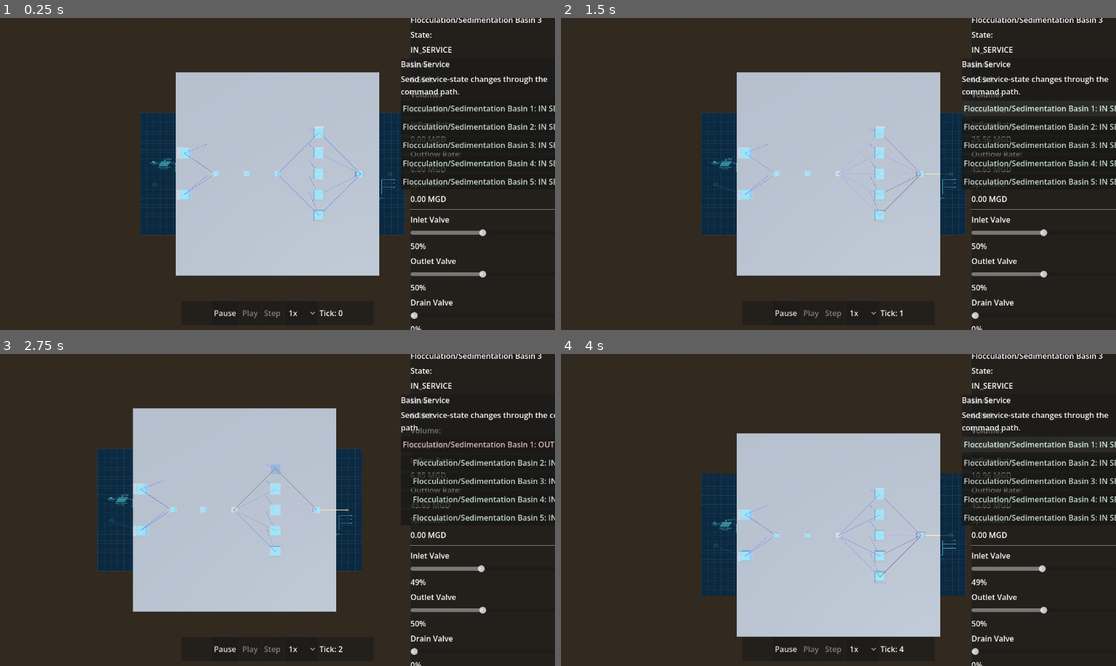
Above: before the commit, frames 1-4 (two rows, left to right).
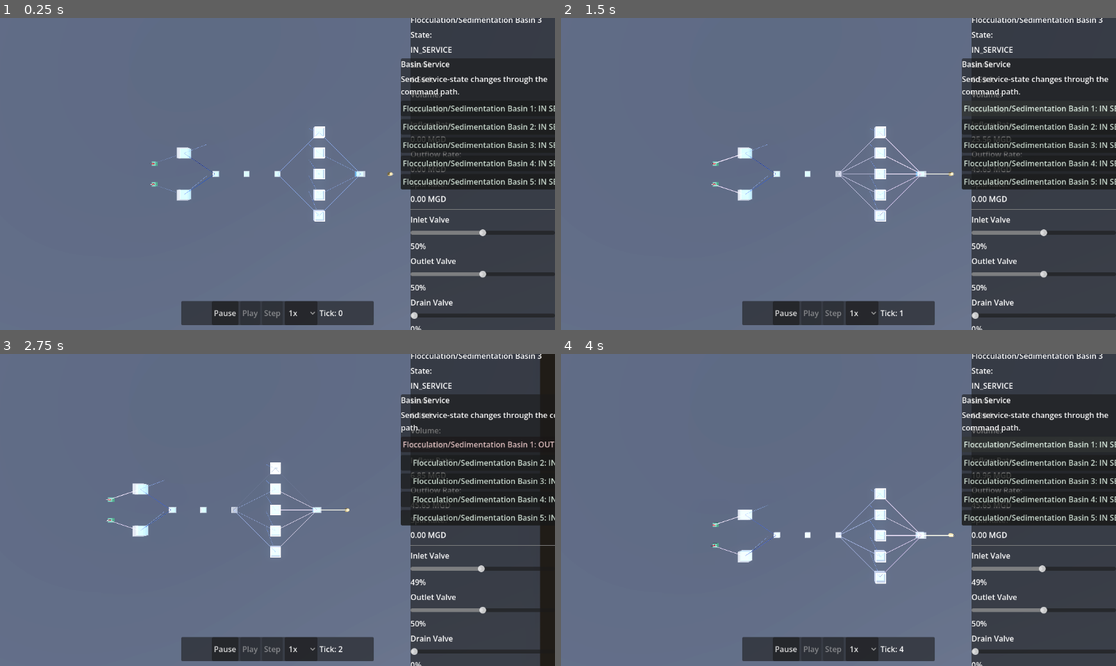
Above: after the commit, the same moments.

Repository: boxwrench/Sunol-Flowlab
Game: Godot game, scene res://scenes/plant/headworks_area.tscn
The game is run twice, just before and just after one commit, with the same random seed, the same clock (stepped at 60 frames per second) and the same inputs.
Inputs (mouse positions are in pixels of both pictures, inside the frame that each line leads up to):
- Up to frame 1 (0.25 s): no input
- Up to frame 2 (1.5 s): click "1x" at 0.5 s; click "Flocculation/Sedimentation Ba…" at 1.25 s
- Up to frame 3 (2.75 s): tap Enter at 2 s; move the mouse to (399, 494) at 2.02 s; hold D from 2.03 s (still down); hold Shift from 2.03 s (still down); click (399, 494) at 2.17 s
- Up to frame 4 (4 s): release D at 2.75 s; release Shift at 2.75 s; drag from (727, 525) to (810, 572) at 2.77 s; click "Flocculation/Sedimentation Ba…" at 3.5 s

The runs differ from the first frame. In frame 1, 86% of the frame differs, in the area x 0-100%, y 0-100%; in frame 2, 86%; in frame 3, 85%; in frame 4, 86%.

Commit message:
WP3.11: Asset + material upgrade (glTF meshes, PBR, environment lighting) with CC0 licenses

Diff:
--- a/assets/licenses/asset_manifest.csv
+++ b/assets/licenses/asset_manifest.csv
@@ -1 +1,5 @@
 asset_name,creator,source,license,modified,repository_path,notes
+blueprint.jpg,Google Gemini,AI Generated,CC0,No,assets/textures/blueprint.jpg,Underlay blueprint
+basin.glb,Sunol Tool,Programmatic,CC0,No,assets/models/basin.glb,Basin model
+pipe.glb,Sunol Tool,Programmatic,CC0,No,assets/models/pipe.glb,Pipe model
+boundary.glb,Sunol Tool,Programmatic,CC0,No,assets/models/boundary.glb,Boundary box model
--- a/config/plants/phase3_headworks/presentation_map.json
+++ b/config/plants/phase3_headworks/presentation_map.json
@@ -10,12 +10,16 @@
     {
       "unit_id": "EXTERNAL_SOURCE_01",
       "position_m": [-60.0, 0.0, -5.0],
-      "rotation_deg": [0.0, 0.0, 0.0]
+      "rotation_deg": [0.0, 0.0, 0.0],
+      "mesh_path": "res://assets/models/boundary.glb",
+      "mesh_scale_m": [1.0, 1.0, 1.0]
     },
     {
       "unit_id": "EXTERNAL_SOURCE_02",
       "position_m": [-60.0, 0.0, 5.0],
-      "rotation_deg": [0.0, 0.0, 0.0]
+      "rotation_deg": [0.0, 0.0, 0.0],
+      "mesh_path": "res://assets/models/boundary.glb",
+      "mesh_scale_m": [1.0, 1.0, 1.0]
     },
     {
       "unit_id": "RESERVOIR_01",
@@ -45,27 +49,37 @@
     {
       "unit_id": "BASIN_01",
       "position_m": [20.0, 0.0, -20.0],
-      "rotation_deg": [0.0, 0.0, 0.0]
+      "rotation_deg": [0.0, 0.0, 0.0],
+      "mesh_path": "res://assets/models/basin.glb",
+      "mesh_scale_m": [1.0, 1.0, 1.0]
     },
     {
       "unit_id": "BASIN_02",
       "position_m": [20.0, 0.0, -10.0],
-      "rotation_deg": [0.0, 0.0, 0.0]
+      "rotation_deg": [0.0, 0.0, 0.0],
+      "mesh_path": "res://assets/models/basin.glb",
+      "mesh_scale_m": [1.0, 1.0, 1.0]
     },
     {
       "unit_id": "BASIN_03",
       "position_m": [20.0, 0.0, 0.0],
-      "rotation_deg": [0.0, 0.0, 0.0]
+      "rotation_deg": [0.0, 0.0, 0.0],
+      "mesh_path": "res://assets/models/basin.glb",
+      "mesh_scale_m": [1.0, 1.0, 1.0]
     },
     {
       "unit_id": "BASIN_04",
       "position_m": [20.0, 0.0, 10.0],
-      "rotation_deg": [0.0, 0.0, 0.0]
+      "rotation_deg": [0.0, 0.0, 0.0],
+      "mesh_path": "res://assets/models/basin.glb",
+      "mesh_scale_m": [1.0, 1.0, 1.0]
     },
     {
       "unit_id": "BASIN_05",
       "position_m": [20.0, 0.0, 20.0],
-      "rotation_deg": [0.0, 0.0, 0.0]
+      "rotation_deg": [0.0, 0.0, 0.0],
+      "mesh_path": "res://assets/models/basin.glb",
+      "mesh_scale_m": [1.0, 1.0, 1.0]
     },
     {
       "unit_id": "APPLIED_CHANNEL_01",
@@ -87,5 +101,27 @@
       "position_m": [0.0, -10.0, 30.0],
       "rotation_deg": [0.0, 0.0, 0.0]
     }
+  ],
+  "links": [
+    {
+      "link_id": "LINK_OUT_RES_01",
+      "mesh_path": "res://assets/models/pipe.glb",
+      "mesh_scale_m": [1.0, 1.0, 1.0]
+    },
+    {
+      "link_id": "LINK_OUT_RES_02",
+      "mesh_path": "res://assets/models/pipe.glb",
+      "mesh_scale_m": [1.0, 1.0, 1.0]
+    },
+    {
+      "link_id": "LINK_OUT_MAN_01",
+      "mesh_path": "res://assets/models/pipe.glb",
+      "mesh_scale_m": [1.0, 1.0, 1.0]
+    },
+    {
+      "link_id": "LINK_OUT_FM_01",
+      "mesh_path": "res://assets/models/pipe.glb",
+      "mesh_scale_m": [1.0, 1.0, 1.0]
+    }
   ]
 }
--- a/config/schema/presentation_map.schema.json
+++ b/config/schema/presentation_map.schema.json
@@ -24,9 +24,39 @@
           "rotation_deg": {
             "$ref": "defs.schema.json#/$defs/vector3",
             "description": "Euler rotation [degrees] around X, Y, Z."
+          },
+          "mesh_path": {
+            "type": "string",
+            "pattern": "^res://.+\\.(tscn|glb|gltf)$",
+            "description": "Custom visual mesh or scene path for the unit."
+          },
+          "mesh_scale_m": {
+            "$ref": "defs.schema.json#/$defs/vector3",
+            "description": "Scale of the custom unit mesh."
           }
         },
         "required": ["unit_id"],
+        "additionalProperties": false
+      }
+    },
+    "links": {
+      "type": "array",
+      "description": "Per-link visual overrides; optional.",
+      "items": {
+        "type": "object",
+        "properties": {
+          "link_id": { "$ref": "defs.schema.json#/$defs/tag_id" },
+          "mesh_path": {
+            "type": "string",
+            "pattern": "^res://.+\\.(tscn|glb|gltf)$",
+            "description": "Custom visual pipe mesh or scene path for the link."
+          },
+          "mesh_scale_m": {
+            "$ref": "defs.schema.json#/$defs/vector3",
+            "description": "Scale of the custom link mesh."
+          }
+        },
+        "required": ["link_id"],
         "additionalProperties": false
       }
     },
--- a/scenes/environment/placeholder_environment.tscn
+++ b/scenes/environment/placeholder_environment.tscn
@@ -1,6 +1,10 @@
-[gd_scene load_steps=5 format=3 uid="uid://b7y2y2p2r3c4d"]
+[gd_scene load_steps=7 format=3 uid="uid://b7y2y2p2r3c4d"]
 
 [sub_resource type="ProceduralSkyMaterial" id="ProceduralSkyMaterial_sky"]
+sky_top_color = Color(0.156863, 0.360784, 0.627451, 1)
+sky_horizon_color = Color(0.647059, 0.654902, 0.670588, 1)
+ground_bottom_color = Color(0.2, 0.168627, 0.133333, 1)
+ground_horizon_color = Color(0.647059, 0.654902, 0.670588, 1)
 
 [sub_resource type="Sky" id="Sky_sky"]
 sky_material = SubResource("ProceduralSkyMaterial_sky")
@@ -8,9 +12,23 @@
 [sub_resource type="Environment" id="Environment_env"]
 background_mode = 2
 sky = SubResource("Sky_sky")
+ambient_light_source = 2
+ambient_light_color = Color(0.65098, 0.701961, 0.85098, 1)
+ambient_light_sky_contribution = 0.5
+tonemap_mode = 3
+tonemap_exposure = 1.05
+glow_enabled = true
+glow_intensity = 0.4
+glow_bloom = 0.15
+
+[sub_resource type="StandardMaterial3D" id="StandardMaterial3D_ground"]
+albedo_color = Color(0.18, 0.19, 0.21, 1)
+roughness = 0.9
+metallic = 0.05
 
 [sub_resource type="PlaneMesh" id="PlaneMesh_ground"]
-size = Vector2(100, 100)
+material = SubResource("StandardMaterial3D_ground")
+size = Vector2(300, 300)
 
 [node name="PlaceholderEnvironment" type="Node3D"]
 
@@ -19,7 +37,11 @@
 
 [node name="DirectionalLight3D" type="DirectionalLight3D" parent="."]
 transform = Transform3D(0.866025, -0.353553, 0.353553, 0, 0.707107, 0.707107, -0.5, -0.612372, 0.612372, 0, 10, 0)
+light_color = Color(1, 0.94902, 0.878431, 1)
+light_energy = 1.3
 shadow_enabled = true
+shadow_bias = 0.04
+shadow_normal_bias = 2.0
 
 [node name="Ground" type="MeshInstance3D" parent="."]
 mesh = SubResource("PlaneMesh_ground")
--- a/scripts/application/headworks_area_bootstrap.gd
+++ b/scripts/application/headworks_area_bootstrap.gd
@@ -53,6 +53,21 @@
 	)
 	presenter.refresh_from_snapshot()
 
+	# Check for command line argument to capture a screenshot and exit
+	for arg in OS.get_cmdline_args():
+		if arg.begins_with("--screenshot="):
+			var path := arg.split("=")[1]
+			await get_tree().process_frame
+			await get_tree().process_frame
+			await get_tree().process_frame
+			var image := get_viewport().get_texture().get_image()
+			var err := image.save_png(path)
+			if err == OK:
+				print("Screenshot saved successfully to: %s" % path)
+			else:
+				push_error("Failed to save screenshot to %s, error: %d" % [path, err])
+			get_tree().quit()
+
 func _queue_startup_commands(engine: SimulationEngine) -> void:
 	for actuator_id in STARTUP_OPEN_VALVES:
 		engine.enqueue(SetValvePositionCommand.new(actuator_id, 80.0))
--- a/scripts/presentation/headworks/headworks_link_visual.gd
+++ b/scripts/presentation/headworks/headworks_link_visual.gd
@@ -4,13 +4,17 @@
 var link_id: StringName = &""
 var max_flow_m3s: float = 0.0
 var _length: float = 1.0
-var _bar_mesh: MeshInstance3D = null
+var _bar_mesh: Node3D = null
 var _flow_ratio: float = 0.0
+var _custom_scale: Vector3 = Vector3.ONE
 
 func configure(definition: Dictionary, start_position: Vector3, end_position: Vector3) -> void:
 	link_id = StringName(definition.get("link_id", ""))
 	max_flow_m3s = float(definition.get("max_flow_m3s", 0.0))
-	_build_mesh()
+	var mesh_path = String(definition.get("mesh_path", ""))
+	_custom_scale = _array_to_vector3(definition.get("mesh_scale_m", [1.0, 1.0, 1.0]))
+
+	_build_mesh(mesh_path, _custom_scale)
 
 	var lifted_start := start_position + Vector3(0.0, 2.25, 0.0)
 	var lifted_end := end_position + Vector3(0.0, 2.25, 0.0)
@@ -29,30 +33,54 @@
 func get_flow_ratio() -> float:
 	return _flow_ratio
 
-func _build_mesh() -> void:
+func _build_mesh(mesh_path: String, mesh_scale_m: Vector3) -> void:
 	for child in get_children():
 		child.queue_free()
 
-	_bar_mesh = MeshInstance3D.new()
-	var mesh := BoxMesh.new()
-	mesh.size = Vector3(1.0, 1.0, 1.0)
-	_bar_mesh.mesh = mesh
-	_bar_mesh.set_surface_override_material(0, _make_material())
-	add_child(_bar_mesh)
+	if mesh_path != "" and ResourceLoader.exists(mesh_path):
+		var scene = load(mesh_path)
+		if scene is PackedScene:
+			_bar_mesh = scene.instantiate()
+			_bar_mesh.name = "CustomPipe"
+			add_child(_bar_mesh)
+			_bar_mesh.scale = mesh_scale_m
+			var actual_mesh = _find_first_mesh(_bar_mesh)
+			if actual_mesh != null:
+				var mat = actual_mesh.get_active_material(0)
+				if mat == null:
+					actual_mesh.set_surface_override_material(0, _make_material())
+		else:
+			_bar_mesh = null
+	else:
+		_bar_mesh = MeshInstance3D.new()
+		var mesh := BoxMesh.new()
+		mesh.size = Vector3(1.0, 1.0, 1.0)
+		_bar_mesh.mesh = mesh
+		_bar_mesh.set_surface_override_material(0, _make_material())
+		add_child(_bar_mesh)
 
 func _update_bar_visual(flow_ratio: float, is_enabled: bool) -> void:
 	if _bar_mesh == null:
 		return
 	var thickness: float = lerp(0.10, 0.45, flow_ratio)
-	_bar_mesh.scale = Vector3(thickness, max(thickness * 0.55, 0.08), _length)
-	var material: StandardMaterial3D = _bar_mesh.get_active_material(0) as StandardMaterial3D
-	if material != null:
-		if not is_enabled:
-			material.albedo_color = Color(0.22, 0.22, 0.24, 0.70)
-			material.emission = Color(0.06, 0.06, 0.07, 1.0)
-		else:
-			material.albedo_color = Color(0.18 + (0.72 * flow_ratio), 0.32 + (0.30 * flow_ratio), 0.78 - (0.36 * flow_ratio), 0.88)
-			material.emission = Color(0.06 + (0.32 * flow_ratio), 0.10 + (0.18 * flow_ratio), 0.20 + (0.04 * flow_ratio), 1.0)
+
+	if _bar_mesh.name == "CustomPipe":
+		_bar_mesh.scale = Vector3(thickness * _custom_scale.x, thickness * _custom_scale.y, _length * _custom_scale.z)
+	else:
+		_bar_mesh.scale = Vector3(thickness, max(thickness * 0.55, 0.08), _length)
+
+	var actual_mesh = _find_first_mesh(_bar_mesh) if _bar_mesh != null else null
+	var tint_target: MeshInstance3D = actual_mesh if actual_mesh != null else (_bar_mesh as MeshInstance3D)
+
+	if tint_target != null:
+		var material: StandardMaterial3D = tint_target.get_active_material(0) as StandardMaterial3D
+		if material != null:
+			if not is_enabled:
+				material.albedo_color = Color(0.22, 0.22, 0.24, 0.70)
+				material.emission = Color(0.06, 0.06, 0.07, 1.0)
+			else:
+				material.albedo_color = Color(0.18 + (0.72 * flow_ratio), 0.32 + (0.30 * flow_ratio), 0.78 - (0.36 * flow_ratio), 0.88)
+				material.emission = Color(0.06 + (0.32 * flow_ratio), 0.10 + (0.18 * flow_ratio), 0.20 + (0.04 * flow_ratio), 1.0)
 
 func _make_material() -> StandardMaterial3D:
 	var material := StandardMaterial3D.new()
@@ -62,3 +90,17 @@
 	material.emission = Color(0.06, 0.10, 0.20, 1.0)
 	material.roughness = 0.12
 	return material
+
+func _find_first_mesh(node: Node) -> MeshInstance3D:
+	if node is MeshInstance3D:
+		return node
+	for child in node.get_children():
+		var found = _find_first_mesh(child)
+		if found != null:
+			return found
+	return null
+
+func _array_to_vector3(values: Variant, default_val := Vector3.ONE) -> Vector3:
+	if values is Array and values.size() >= 3:
+		return Vector3(float(values[0]), float(values[1]), float(values[2]))
+	return default_val
--- a/scripts/presentation/headworks/headworks_presentation_adapter.gd
+++ b/scripts/presentation/headworks/headworks_presentation_adapter.gd
@@ -25,7 +25,9 @@
 			continue
 		_presentation_positions[unit_id] = {
 			"position": _array_to_vector3(entry.get("position_m", [])),
-			"rotation": _array_to_vector3(entry.get("rotation_deg", []))
+			"rotation": _array_to_vector3(entry.get("rotation_deg", [])),
+			"mesh_path": String(entry.get("mesh_path", "")),
+			"mesh_scale_m": entry.get("mesh_scale_m", [1.0, 1.0, 1.0])
 		}
 
 	var port_to_unit: Dictionary = {}
@@ -59,6 +61,12 @@
 		unit_visual.configure(_unit_definitions[unit_id], placement)
 		_unit_visuals[unit_id] = unit_visual
 
+	var link_presentation_settings := {}
+	for entry in presentation_map.get("links", []):
+		var link_id := StringName(entry.get("link_id", ""))
+		if link_id != &"":
+			link_presentation_settings[link_id] = entry
+
 	for link_config in topology_data.get("links", []):
 		var source_port_id: StringName = StringName(link_config.get("source_port_id", ""))
 		var destination_port_id: StringName = StringName(link_config.get("destination_port_id", ""))
@@ -73,10 +81,14 @@
 		var link_id: StringName = StringName(link_config.get("link_id", ""))
 		link_visual.name = "%sVisual" % String(link_id)
 		add_child(link_visual)
+
+		var setting: Dictionary = link_presentation_settings.get(link_id, {})
 		link_visual.configure({
 			"link_id": link_id,
 			"display_name": link_config.get("display_name", String(link_id)),
-			"max_flow_m3s": float(link_config.get("max_flow_m3s", 0.0))
+			"max_flow_m3s": float(link_config.get("max_flow_m3s", 0.0)),
+			"mesh_path": String(setting.get("mesh_path", "")),
+			"mesh_scale_m": setting.get("mesh_scale_m", [1.0, 1.0, 1.0])
 		}, _presentation_positions[source_unit_id]["position"], _presentation_positions[destination_unit_id]["position"])
 		_link_visuals[link_id] = link_visual
 
--- a/scripts/presentation/headworks/headworks_unit_visual.gd
+++ b/scripts/presentation/headworks/headworks_unit_visual.gd
@@ -12,6 +12,9 @@
 var boundary_type: String = ""
 var max_level_m: float = 0.0
 var maximum_volume_m3: float = 0.0
+
+var mesh_path: String = ""
+var mesh_scale_m: Vector3 = Vector3.ONE
 
 var _body_mesh: MeshInstance3D = null
 var _water_mesh: MeshInstance3D = null
@@ -30,6 +33,8 @@
 	position = placement.get("position", Vector3.ZERO)
 	rotation_degrees = placement.get("rotation", Vector3.ZERO)
 	_size = _pick_size()
+	mesh_path = String(placement.get("mesh_path", ""))
+	mesh_scale_m = _array_to_vector3(placement.get("mesh_scale_m", [1.0, 1.0, 1.0]))
 	_build_visual()
 
 func apply_snapshot(unit_snap: Dictionary) -> void:
@@ -38,9 +43,10 @@
 	_last_level_m = float(unit_snap.get("level_m", 0.0))
 	_fill_ratio = 0.0
 
-	var body_material: StandardMaterial3D = _body_mesh.get_active_material(0) as StandardMaterial3D
-	if body_material != null:
-		body_material.albedo_color = _body_color(in_service)
+	if _body_mesh != null:
+		var body_material: StandardMaterial3D = _body_mesh.get_active_material(0) as StandardMaterial3D
+		if body_material != null:
+			body_material.albedo_color = _body_color(in_service)
 
 	if _water_mesh != null:
 		if max_level_m > 0.0:
@@ -73,11 +79,22 @@
 	for child in get_children():
 		child.queue_free()
 
-	_body_mesh = MeshInstance3D.new()
-	_body_mesh.mesh = _create_body_mesh()
-	_body_mesh.position = Vector3(0.0, _size.y * 0.5, 0.0)
-	_body_mesh.set_surface_override_material(0, _make_body_material())
-	add_child(_body_mesh)
+	if mesh_path != "" and ResourceLoader.exists(mesh_path):
+		var scene = load(mesh_path)
+		if scene is PackedScene:
+			var instance = scene.instantiate()
+			instance.name = "CustomMesh"
+			add_child(instance)
+			instance.scale = mesh_scale_m
+			_body_mesh = _find_first_mesh(instance)
+		else:
+			_body_mesh = null
+	else:
+		_body_mesh = MeshInstance3D.new()
+		_body_mesh.mesh = _create_body_mesh()
+		_body_mesh.position = Vector3(0.0, _size.y * 0.5, 0.0)
+		_body_mesh.set_surface_override_material(0, _make_body_material())
+		add_child(_body_mesh)
 
 	if unit_type == "StorageUnit":
 		_water_mesh = MeshInstance3D.new()
@@ -94,9 +111,26 @@
 	_label.font_size = 32
 	_label.outline_modulate = Color(0.04, 0.06, 0.08, 1.0)
 	_label.outline_size = 6
-	_label.position = Vector3(0.0, _size.y + 0.75, 0.0)
+	var label_height := _size.y + 0.75
+	if mesh_path != "":
+		label_height = max(mesh_scale_m.y * 3.0, 3.0)
+	_label.position = Vector3(0.0, label_height, 0.0)
 	_label.text = display_name
 	add_child(_label)
+
+func _find_first_mesh(node: Node) -> MeshInstance3D:
+	if node is MeshInstance3D:
+		return node
+	for child in node.get_children():
+		var found = _find_first_mesh(child)
+		if found != null:
+			return found
+	return null
+
+func _array_to_vector3(values: Variant, default_val := Vector3.ONE) -> Vector3:
+	if values is Array and values.size() >= 3:
+		return Vector3(float(values[0]), float(values[1]), float(values[2]))
+	return default_val
 
 func _create_body_mesh() -> Mesh:
 	if unit_type == "StorageUnit":
--- /dev/null
+++ b/scripts/tools/asset_generator.gd
@@ -0,0 +1,129 @@
+extends SceneTree
+
+func _init() -> void:
+	print("Generating visual assets...")
+	var dir := DirAccess.open("res://")
+	if not dir.dir_exists("res://assets/models"):
+		dir.make_dir_recursive("res://assets/models")
+
+	_generate_basin()
+	_generate_pipe()
+	_generate_boundary()
+
+	print("Visual assets generation completed.")
+	quit()
+
+func _generate_basin() -> void:
+	var root := Node3D.new()
+
+	var mat := StandardMaterial3D.new()
+	mat.albedo_color = Color(0.35, 0.36, 0.38)
+	mat.roughness = 0.8
+	mat.metallic = 0.1
+
+	var floor_mesh := MeshInstance3D.new()
+	var f_box := BoxMesh.new()
+	f_box.size = Vector3(5.0, 0.4, 5.0)
+	floor_mesh.mesh = f_box
+	floor_mesh.position = Vector3(0.0, 0.2, 0.0)
+	floor_mesh.set_surface_override_material(0, mat)
+	root.add_child(floor_mesh)
+
+	var wall_left := MeshInstance3D.new()
+	var wl_box := BoxMesh.new()
+	wl_box.size = Vector3(0.4, 4.0, 5.0)
+	wall_left.mesh = wl_box
+	wall_left.position = Vector3(-2.3, 2.0, 0.0)
+	wall_left.set_surface_override_material(0, mat)
+	root.add_child(wall_left)
+
+	var wall_right := MeshInstance3D.new()
+	var wr_box := BoxMesh.new()
+	wr_box.size = Vector3(0.4, 4.0, 5.0)
+	wall_right.mesh = wr_box
+	wall_right.position = Vector3(2.3, 2.0, 0.0)
+	wall_right.set_surface_override_material(0, mat)
+	root.add_child(wall_right)
+
+	var wall_front := MeshInstance3D.new()
+	var wf_box := BoxMesh.new()
+	wf_box.size = Vector3(5.0, 4.0, 0.4)
+	wall_front.mesh = wf_box
+	wall_front.position = Vector3(0.0, 2.0, 2.3)
+	wall_front.set_surface_override_material(0, mat)
+	root.add_child(wall_front)
+
+	var wall_back := MeshInstance3D.new()
+	var wb_box := BoxMesh.new()
+	wb_box.size = Vector3(5.0, 4.0, 0.4)
+	wall_back.mesh = wb_box
+	wall_back.position = Vector3(0.0, 2.0, -2.3)
+	wall_back.set_surface_override_material(0, mat)
+	root.add_child(wall_back)
+
+	var doc := GLTFDocument.new()
+	var state := GLTFState.new()
+	doc.append_from_scene(root, state)
+	doc.write_to_filesystem(state, "res://assets/models/basin.glb")
+	root.free()
+
+func _generate_pipe() -> void:
+	var root := Node3D.new()
+
+	var mat := StandardMaterial3D.new()
+	mat.albedo_color = Color(0.45, 0.5, 0.55)
+	mat.roughness = 0.3
+	mat.metallic = 0.8
+
+	var pipe_mesh := MeshInstance3D.new()
+	var cyl := CylinderMesh.new()
+	cyl.top_radius = 0.5
+	cyl.bottom_radius = 0.5
+	cyl.height = 1.0
+	pipe_mesh.mesh = cyl
+	pipe_mesh.rotation_degrees = Vector3(90, 0, 0)
+	pipe_mesh.set_surface_override_material(0, mat)
+	root.add_child(pipe_mesh)
+
+	var doc := GLTFDocument.new()
+	var state := GLTFState.new()
+	doc.append_from_scene(root, state)
+	doc.write_to_filesystem(state, "res://assets/models/pipe.glb")
+	root.free()
+
+func _generate_boundary() -> void:
+	var root := Node3D.new()
+
+	var mat := StandardMaterial3D.new()
+	mat.albedo_color = Color(0.15, 0.45, 0.25)
+	mat.roughness = 0.4
+	mat.metallic = 0.5
+
+	var base_mesh := MeshInstance3D.new()
+	var box := BoxMesh.new()
+	box.size = Vector3(2.0, 1.5, 2.0)
+	base_mesh.mesh = box
+	base_mesh.position = Vector3(0.0, 0.75, 0.0)
+	base_mesh.set_surface_override_material(0, mat)
+	root.add_child(base_mesh)
+
+	var act_mesh := MeshInstance3D.new()
+	var cyl := CylinderMesh.new()
+	cyl.top_radius = 0.4
+	cyl.bottom_radius = 0.4
+	cyl.height = 0.8
+	act_mesh.mesh = cyl
+	act_mesh.position = Vector3(0.0, 1.9, 0.0)
+
+	var act_mat := StandardMaterial3D.new()
+	act_mat.albedo_color = Color(0.8, 0.2, 0.2)
+	act_mat.roughness = 0.3
+	act_mat.metallic = 0.6
+	act_mesh.set_surface_override_material(0, act_mat)
+	root.add_child(act_mesh)
+
+	var doc := GLTFDocument.new()
+	var state := GLTFState.new()
+	doc.append_from_scene(root, state)
+	doc.write_to_filesystem(state, "res://assets/models/boundary.glb")
+	root.free()
--- a/tests/unit/presentation/test_presentation_adapter.gd
+++ b/tests/unit/presentation/test_presentation_adapter.gd
@@ -49,3 +49,51 @@
 
 	var ref_plane = presenter.get_node_or_null("ReferencePlane")
 	assert_null(ref_plane, "ReferencePlane should not be created when config is absent")
+
+func test_custom_mesh_parameters_forwarded() -> void:
+	var presenter = ADAPTER_SCRIPT.new()
+	add_child_autofree(presenter)
+
+	var engine = SimulationEngine.new()
+	var config := ConfigLoader.load_plant_config("phase3_headworks")
+	assert_true(config.success, "Config load should succeed")
+
+	var presentation_map = {
+		"units": [
+			{
+				"unit_id": "BASIN_01",
+				"position_m": [10.0, 0.0, 20.0],
+				"rotation_deg": [0.0, 90.0, 0.0],
+				"mesh_path": "res://assets/models/basin.glb",
+				"mesh_scale_m": [1.5, 2.0, 2.5]
+			},
+			{
+				"unit_id": "RESERVOIR_01",
+				"position_m": [-45.0, 0.0, -10.0],
+				"rotation_deg": [0.0, 0.0, 0.0]
+			},
+			{
+				"unit_id": "MANIFOLD_01",
+				"position_m": [-30.0, 0.0, 0.0],
+				"rotation_deg": [0.0, 0.0, 0.0]
+			}
+		],
+		"links": [
+			{
+				"link_id": "LINK_OUT_RES_01",
+				"mesh_path": "res://assets/models/pipe.glb",
+				"mesh_scale_m": [0.5, 0.5, 1.2]
+			}
+		]
+	}
+
+	presenter.configure(engine, config.topology_data, presentation_map)
+
+	var basin_visual = presenter.get_node_or_null("BASIN_01Visual")
+	assert_not_null(basin_visual, "BASIN_01Visual should be created")
+	assert_eq(basin_visual.mesh_path, "res://assets/models/basin.glb", "Mesh path should be forwarded")
+	assert_eq(basin_visual.mesh_scale_m, Vector3(1.5, 2.0, 2.5), "Mesh scale should be forwarded")
+
+	var link_visual = presenter.get_node_or_null("LINK_OUT_RES_01Visual")
+	assert_not_null(link_visual, "LINK_OUT_RES_01Visual should be created")
+	assert_eq(link_visual._custom_scale, Vector3(0.5, 0.5, 1.2), "Link custom scale should be forwarded")
Binary file added: assets/models/basin.glb
Not shown, added: assets/models/basin.glb.import
Binary file added: assets/models/boundary.glb
Not shown, added: assets/models/boundary.glb.import
Binary file added: assets/models/pipe.glb
Not shown, added: assets/models/pipe.glb.import
Not shown, added: scripts/tools/asset_generator.gd.uid
Not shown, added: assets/licenses/LICENSES.md
